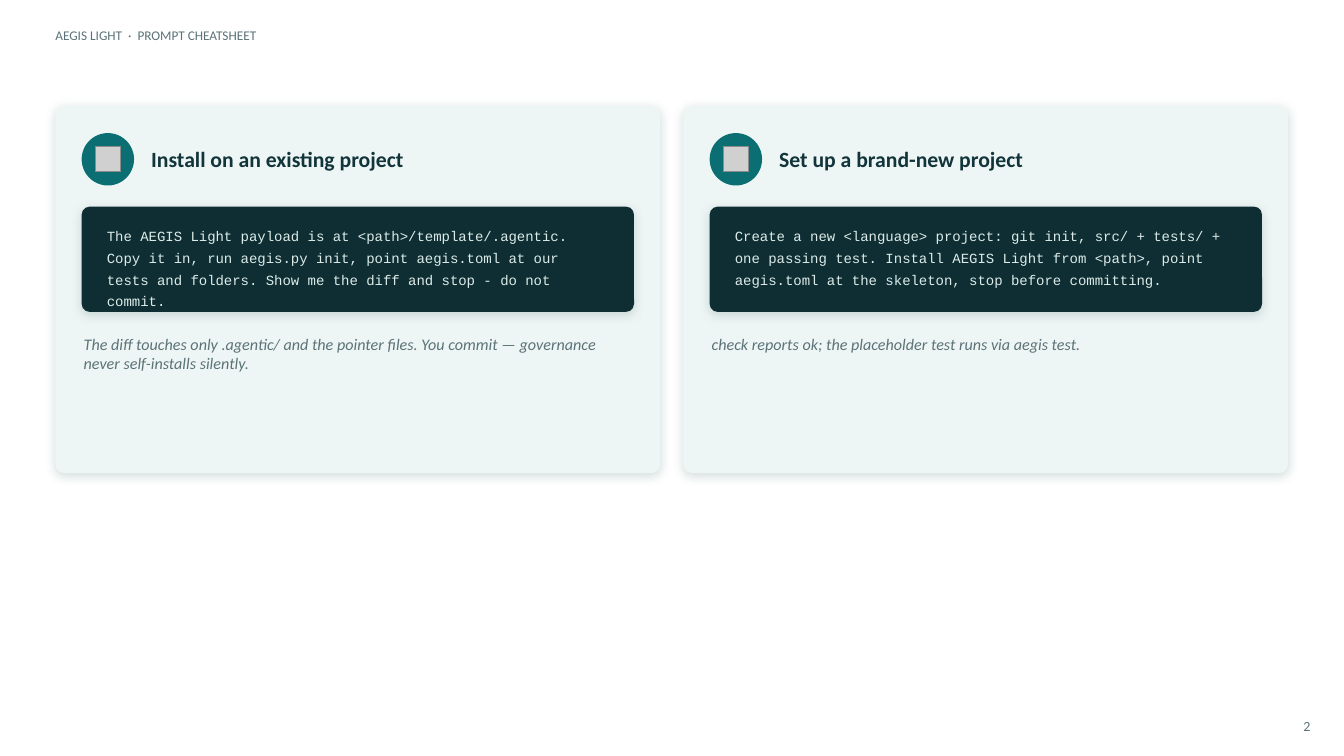
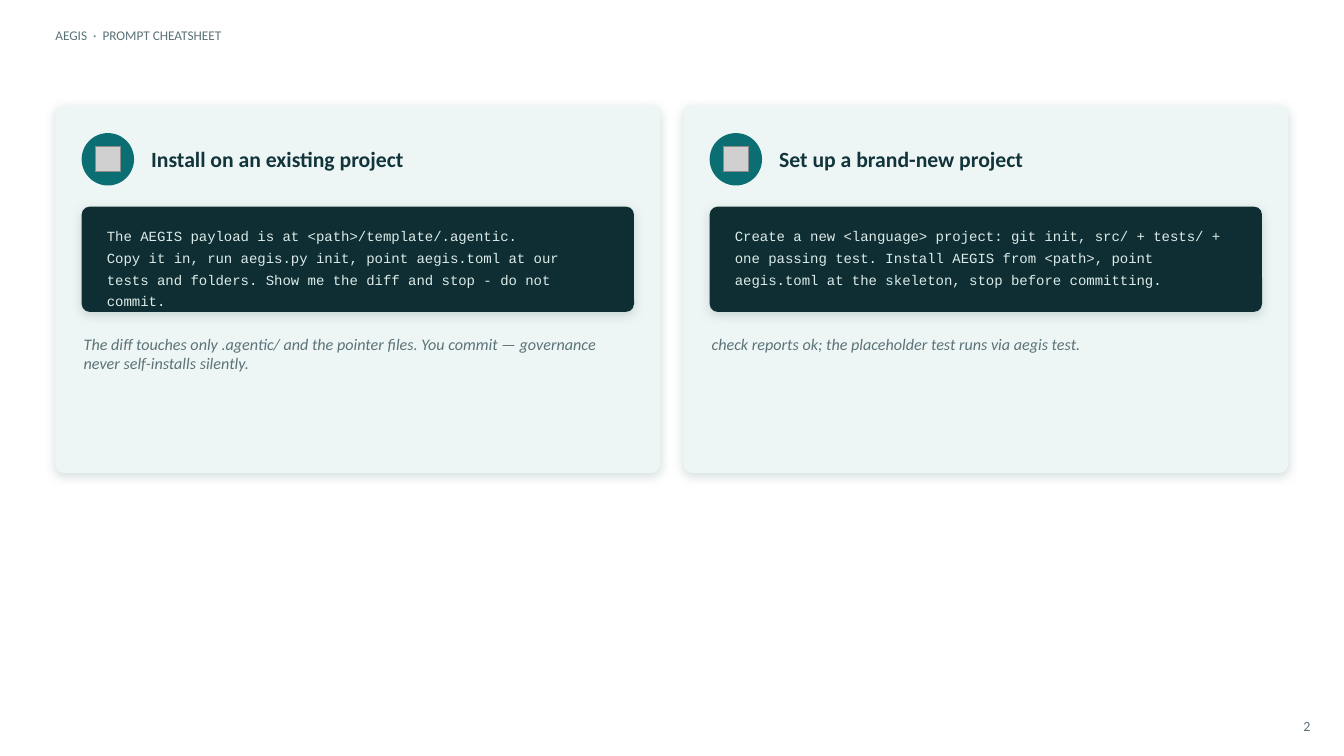
Before and after one commit to DDP-Engineering/Agentic_Engineering_Governance_Integrity_System, a slide deck: slide 2 of 06_SoftwareDocu/08_Prompt_Cheatsheet.pptx. Drawn at 1344x756 pixels with LibreOffice and Linux fonts; fonts in the diff are those of the drawing; grey boxes stand for pictures. Boxes give left, top, right and bottom in pixels: in the first picture for what was removed or moved away, otherwise in the second. Text is boxed around its words. In the diff, an @@ line names an element or a change of style, - is before the commit and + after.

Commit message:
AEGIS 0.5.0

```diff
--- a/06_SoftwareDocu/08_Prompt_Cheatsheet.pptx
+++ b/06_SoftwareDocu/08_Prompt_Cheatsheet.pptx
@@ text at [55,31,221,40]: text changed @@
-AEGIS LIGHT · PROMPT CHEATSHEET
+AEGIS · PROMPT CHEATSHEET
@@ text at [107,231,517,244]: text changed @@
-The AEGIS Light payload is at <path>/template/.agentic.
+The AEGIS payload is at <path>/template/.agentic.
@@ text at [735,253,1154,266]: text changed @@
-one passing test. Install AEGIS Light from <path>, point
+one passing test. Install AEGIS from <path>, point
```
Also in this commit, not shown: 5 other slides changed, 48 other files.
